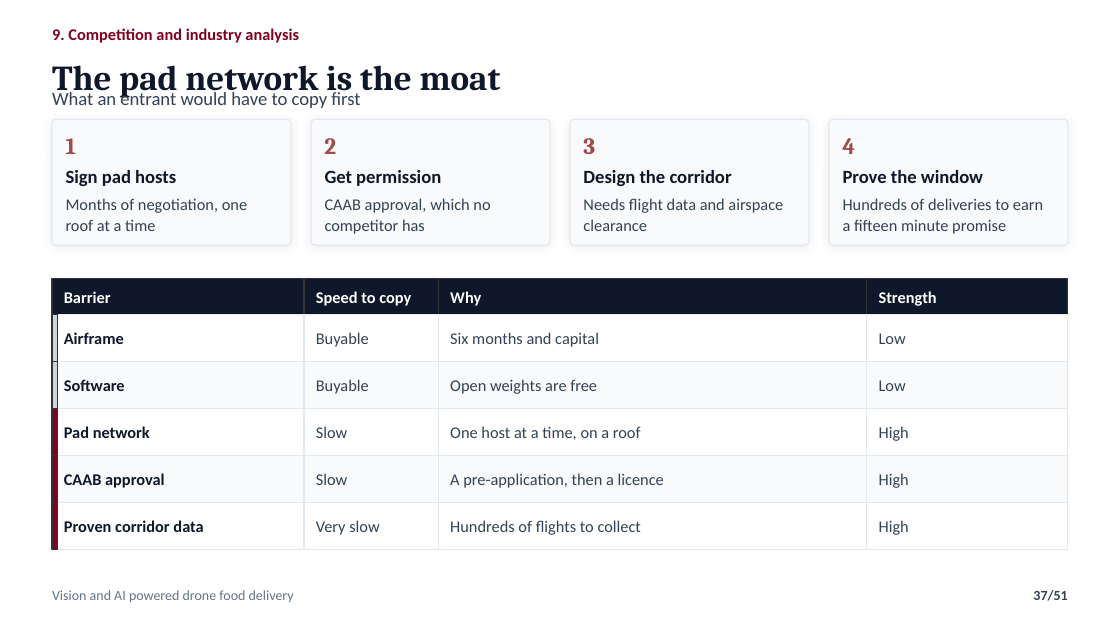
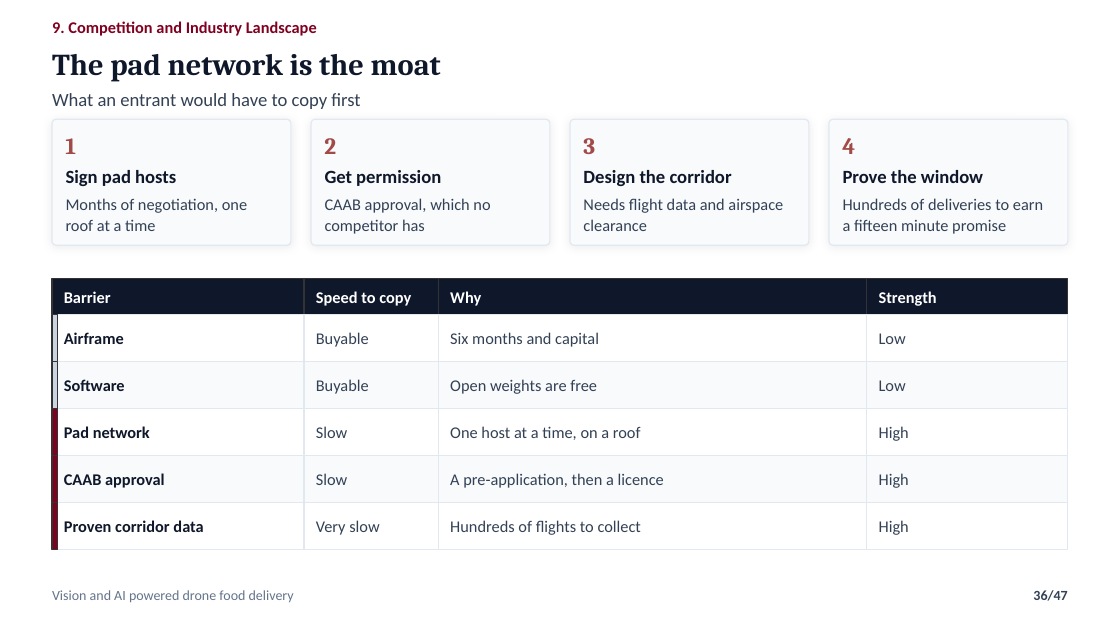
Before and after one commit to nafiskabbo/presentation-hum, a slide deck: slide 36 of output/AeroSetu_Group_Presentation-v1.pptx (slide 37 before the commit). Drawn at 1120x630 pixels with LibreOffice and Linux fonts; fonts in the diff are those of the drawing. Boxes give left, top, right and bottom in pixels: in the first picture for what was removed or moved away, otherwise in the second. Text is boxed around its words. In the diff, an @@ line names an element or a change of style, - is before the commit and + after.

```diff
--- a/output/AeroSetu_Group_Presentation-v1.pptx
+++ b/output/AeroSetu_Group_Presentation-v1.pptx
@@ text at [52,21,317,36]: text changed @@
-9. Competition and industry analysis
+9. Competition and Industry Landscape
@@ text "The pad network is the ...": place and size @@
-text "The pad network is the ..." at [52,65,501,98]
+text "The pad network is the ..." at [52,54,441,81]
@@ text "The pad network is the ..." at [52,54,441,81]: size 30 to 26 pt @@
@@ page number at [1033,590,1067,601]: text changed @@
-37/51
+36/47
```
Also in this commit, not shown: 44 other slides changed, 1 slide added, 5 slides removed, 3 other files.
